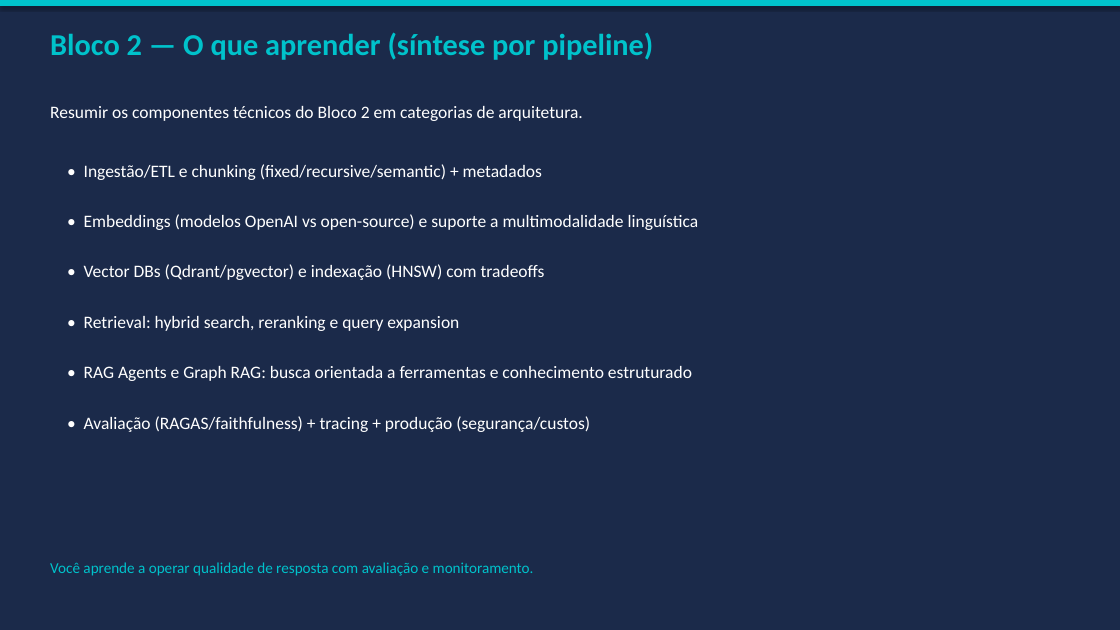
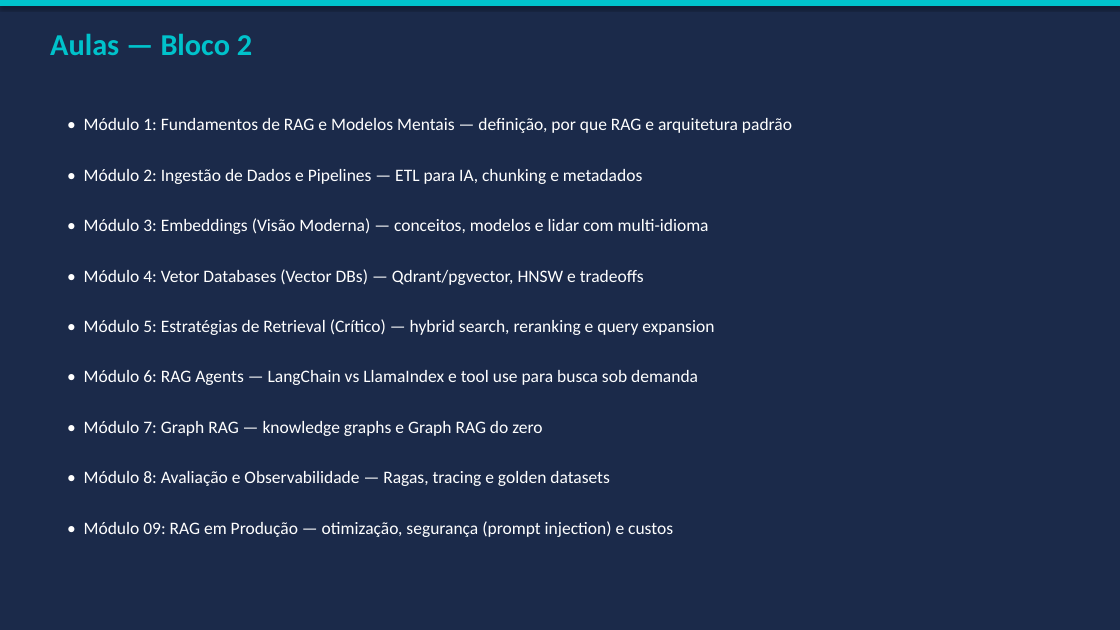
Before and after one commit to caio-moliveira/ai-engineer-roadmap, a slide deck: slide 7 of 03-ai-agents/09-agents-in-production/artifacts/presentation_final.pptx. Drawn at 1120x630 pixels with LibreOffice and Linux fonts; fonts in the diff are those of the drawing. Boxes give left, top, right and bottom in pixels: in the first picture for what was removed or moved away, otherwise in the second. Text is boxed around its words. In the diff, an @@ line names an element or a change of style, - is before the commit and + after.

```diff
--- a/03-ai-agents/09-agents-in-production/artifacts/presentation_final.pptx
+++ b/03-ai-agents/09-agents-in-production/artifacts/presentation_final.pptx
@@ text at [50, 33, 252, 55]: text changed @@
-Bloco 2 — O que aprender (síntese por pipeline)
+Aulas — Bloco 2
@@ text at [84, 118, 792, 133]: text changed @@
-Resumir os componentes técnicos do Bloco 2 em categorias de arquitetura.
+• Módulo 1: Fundamentos de RAG e Modelos Mentais — definição, por que RAG e arquitetura padrão
@@ text at [84, 169, 642, 184]: text changed @@
-• Ingestão/ETL e chunking (fixed/recursive/semantic) + metadados
+• Módulo 2: Ingestão de Dados e Pipelines — ETL para IA, chunking e metadados
@@ text at [84, 218, 709, 234]: text changed @@
-• Embeddings (modelos OpenAI vs open-source) e suporte a multimodalidade linguística
+• Módulo 3: Embeddings (Visão Moderna) — conceitos, modelos e lidar com multi-idioma
@@ text at [84, 269, 644, 285]: text changed @@
-• Vector DBs (Qdrant/pgvector) e indexação (HNSW) com tradeoffs
+• Módulo 4: Vetor Databases (Vector DBs) — Qdrant/pgvector, HNSW e tradeoffs
@@ text at [84, 319, 714, 335]: text changed @@
-• Retrieval: hybrid search, reranking e query expansion
+• Módulo 5: Estratégias de Retrieval (Crítico) — hybrid search, reranking e query expansion
@@ text at [84, 370, 698, 385]: text changed @@
-• RAG Agents e Graph RAG: busca orientada a ferramentas e conhecimento estruturado
+• Módulo 6: RAG Agents — LangChain vs LlamaIndex e tool use para busca sob demanda
@@ text at [84, 421, 542, 436]: text changed @@
-• Avaliação (RAGAS/faithfulness) + tracing + produção (segurança/custos)
+• Módulo 7: Graph RAG — knowledge graphs e Graph RAG do zero
@@ text at [84, 471, 610, 486]: text changed; size 13 to 15 pt; text colour #00C2CB to #FFFFFF @@
-Você aprende a operar qualidade de resposta com avaliação e monitoramento.
+• Módulo 8: Avaliação e Observabilidade — Ragas, tracing e golden datasets
@@ text added at [84, 521, 673, 537], 15 pt, text #FFFFFF @@
+• Módulo 09: RAG em Produção — otimização, segurança (prompt injection) e custos
```
Also in this commit, not shown: 11 other slides changed, 2 slides added, 2 slides removed, 24 other files.
